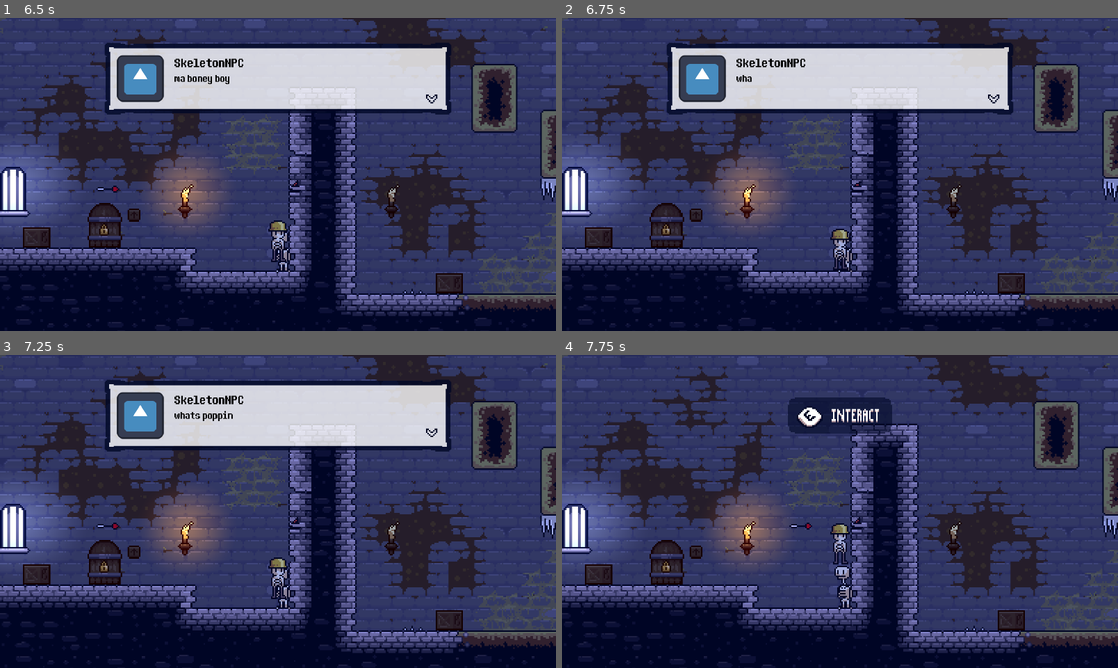
Above: before the commit, frames 1-4 (two rows, left to right).
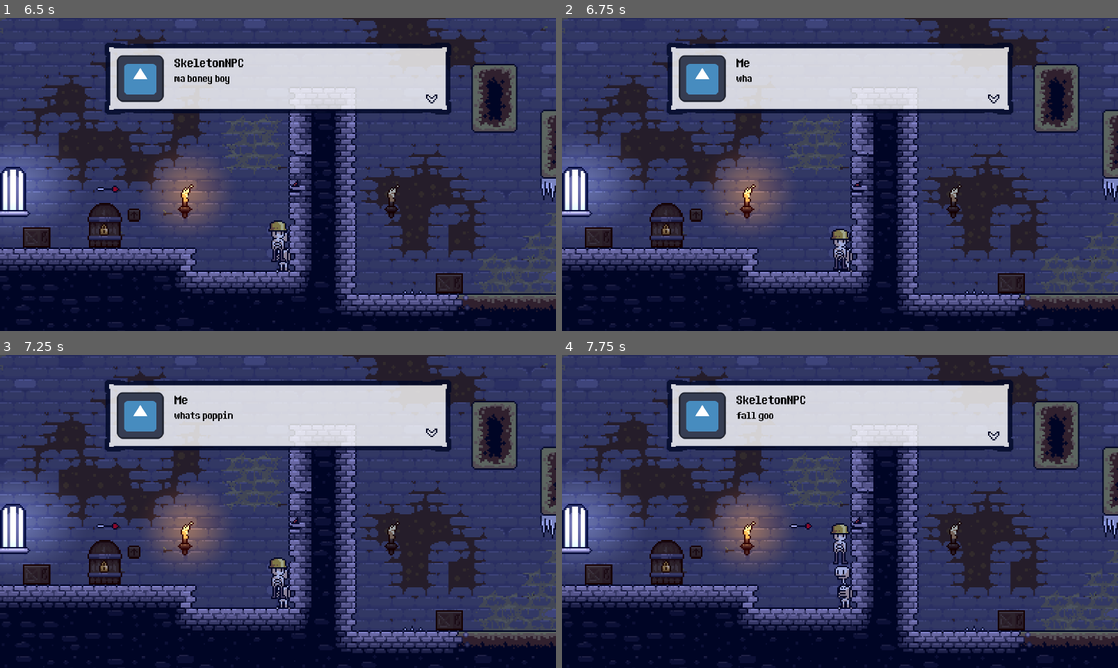
Above: after the commit, the same moments.

Repository: Lukko-Digital/You-Made-The-Dungeon
Game: Godot game, scene res://scenes/level1.tscn
The game is run twice, just before and just after one commit, with the same random seed, the same clock (stepped at 60 frames per second) and the same inputs. The engine's default icon, where the game draws it, is replaced by a stand-in: a white triangle on a blue panel in a dark square.
Inputs:
- Up to frame 1 (6.5 s): hold D (right) 0.53-2.03 s; tap E (interact) every 0.75 s from 0.6 to 5.85 s; tap Space (jump) at 0.77, 1.52, 3.02, 3.77, 4.52, 6.02 s; hold A (left) 2.03-4.28 s; hold D (right) from 4.28 s (still down)
- Up to frame 2 (6.75 s): keep holding D (right); tap E (interact) at 6.6 s
- Up to frame 3 (7.25 s): keep holding D (right); tap Space (jump) at 6.77 s
- Up to frame 4 (7.75 s): keep holding D (right); tap E (interact) at 7.35 s; tap Space (jump) at 7.52 s

Frame 1 is identical in both runs. In frame 2, 0.2% of the frame differs, in the area x 31-44%, y 12-16%; in frame 3, 0.2%; in frame 4, 13%, in the area x 18-82%, y 7-31%.
Error in both runs: Invalid assignment of property or key 'parameters/conditions/not_shot' with value of type 'bool' on a base object of type 'AnimationTree'. (res://scripts/playe…

Commit message:
reformat dialogue json to allow multiple speakers

Diff:
--- a/assets/dialogue/dialogue.json
+++ b/assets/dialogue/dialogue.json
@@ -1,12 +1,34 @@
 {
-	"NPC": {
-		"0": ["yo whats up", "haven't seen you round here before", "good luck!"],
-		"1": ["what are you doing?", "get going!"],
-		"2": ["..."]
-	},
 	"SkeletonNPC": {
-		"0": ["yoooooooo", "ma boney boy", "whats poppin"],
-		"1": ["gogogo"],
-		"5": ["fall good"]
+		"0": [
+			{
+				"Name": "SkeletonNPC",
+				"Text": "yoooooooo"
+			},
+			{
+				"Name": "SkeletonNPC",
+				"Text": "ma boney boy"
+			},
+			{
+				"Name": "Me",
+				"Text": "whats poppin"
+			},
+			{
+				"Name": "SkeletonNPC",
+				"Text": "fall good"
+			}
+		],
+		"3": [
+			{
+				"Name": "SkeletonNPC",
+				"Text": "gogogo"
+			}
+		],
+		"6": [
+			{
+				"Name": "SkeletonNPC",
+				"Text": "fall good"
+			}
+		]
 	}
 }
--- a/scripts/dart_shooter.gd
+++ b/scripts/dart_shooter.gd
@@ -5,18 +5,13 @@
 @onready var animation_tree: AnimationTree = $AnimationTree
 @onready var animation_timer: Timer = $Timer
 
-var can_shoot = true
-
 func _on_line_of_sight_body_entered(body):
 	animation_tree["parameters/conditions/shoot"] = true
 	animation_timer.start(0.69)
 
-	if can_shoot:
-		can_shoot = false
-		var new_dart = dart_scene.instantiate()
-		new_dart.linear_velocity.x = scale.x * -375
-		add_child(new_dart)
+	var new_dart = dart_scene.instantiate()
+	new_dart.linear_velocity.x = scale.x * -375
+	add_child(new_dart)
 
 func _on_timer_timeout():
 	animation_tree["parameters/conditions/shoot"] = false
-	can_shoot = true
--- a/scripts/ui.gd
+++ b/scripts/ui.gd
@@ -88,8 +88,8 @@
 	dialogue_prompt.hide()
 
 	# set text
-	name_label.text = current_interactable_npc
-	dialogue_label.text = dialogue_list[current_dialogue_idx]
+	name_label.text = dialogue_list[current_dialogue_idx]["Name"]
+	dialogue_label.text = dialogue_list[current_dialogue_idx]["Text"]
 
 	# animation
 	dialogue_label.visible_characters = 0
